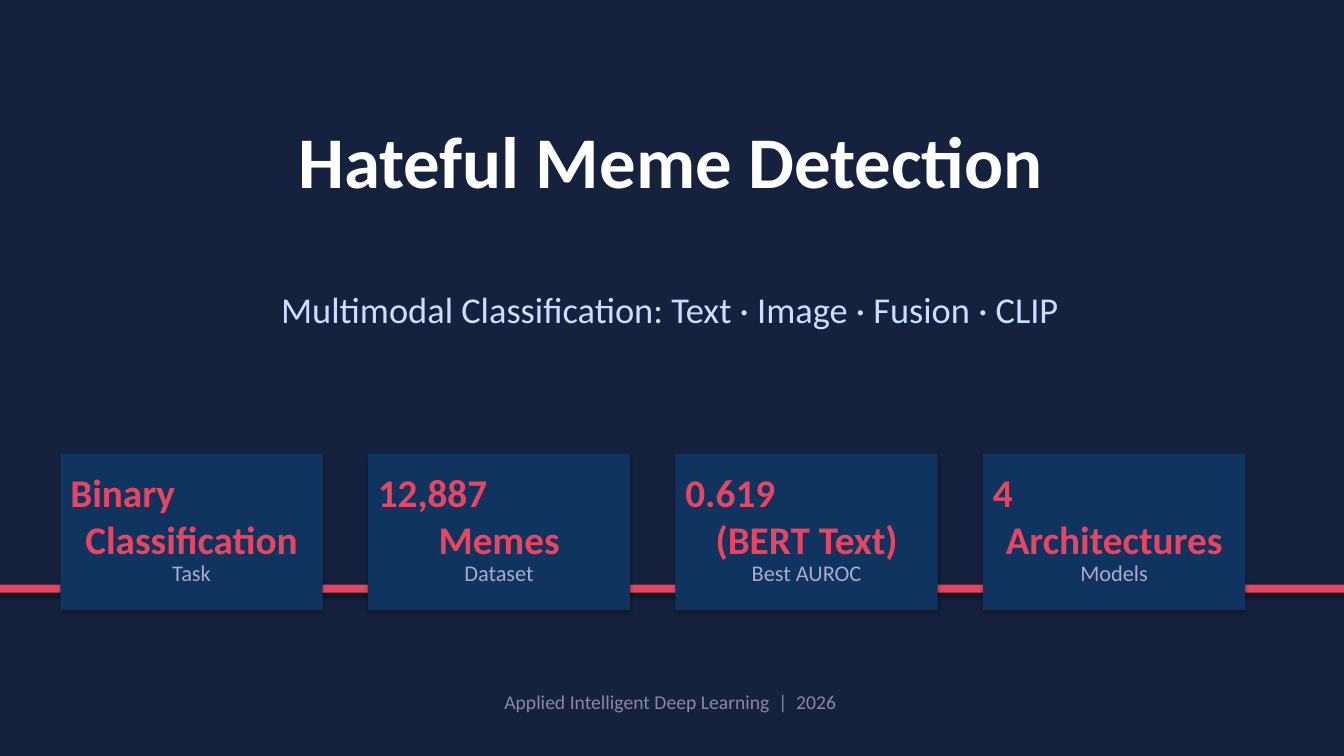
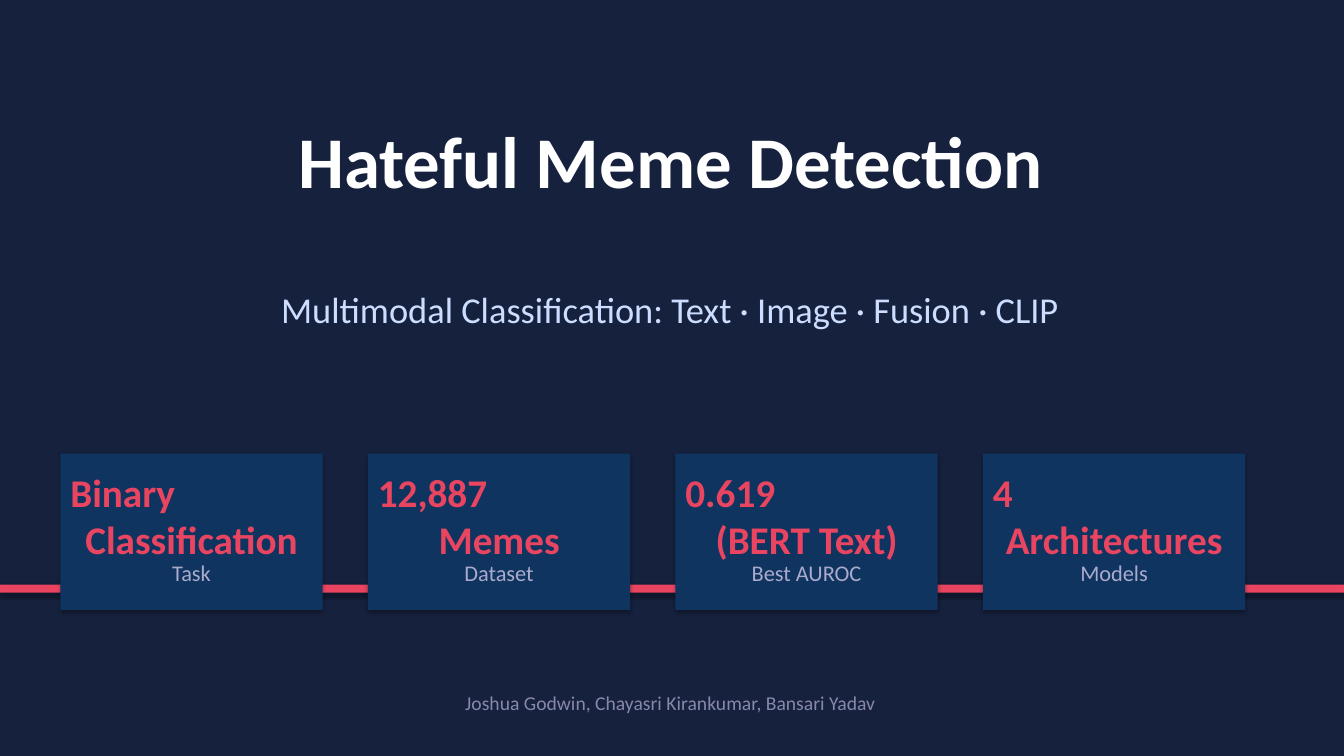
Before and after one commit to chayaagowda/AIDL-project-, a slide deck: slide 1 of presentation/HatefulMemes_FinalDemo.pptx. Drawn at 1344x756 pixels with LibreOffice and Linux fonts; fonts in the diff are those of the drawing. Boxes give left, top, right and bottom in pixels: in the first picture for what was removed or moved away, otherwise in the second. Text is boxed around its words. In the diff, an @@ line names an element or a change of style, - is before the commit and + after.

Commit message:
changes in the presentation

```diff
--- a/presentation/HatefulMemes_FinalDemo.pptx
+++ b/presentation/HatefulMemes_FinalDemo.pptx
@@ text at [465, 696, 875, 713]: text changed @@
-Applied Intelligent Deep Learning | 2026
+Joshua Godwin, Chayasri Kirankumar, Bansari Yadav
```
Also in this commit, not shown: 1 other slide changed.
